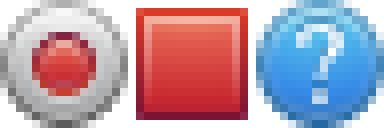
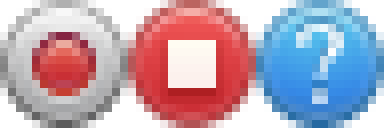
Layers edited between the first and the second w=384, h=128 image:
renamed "Eingefügte Ebene #2" to "Eingefügte Ebene #3", painted on it over (128, 0, 256, 128)
